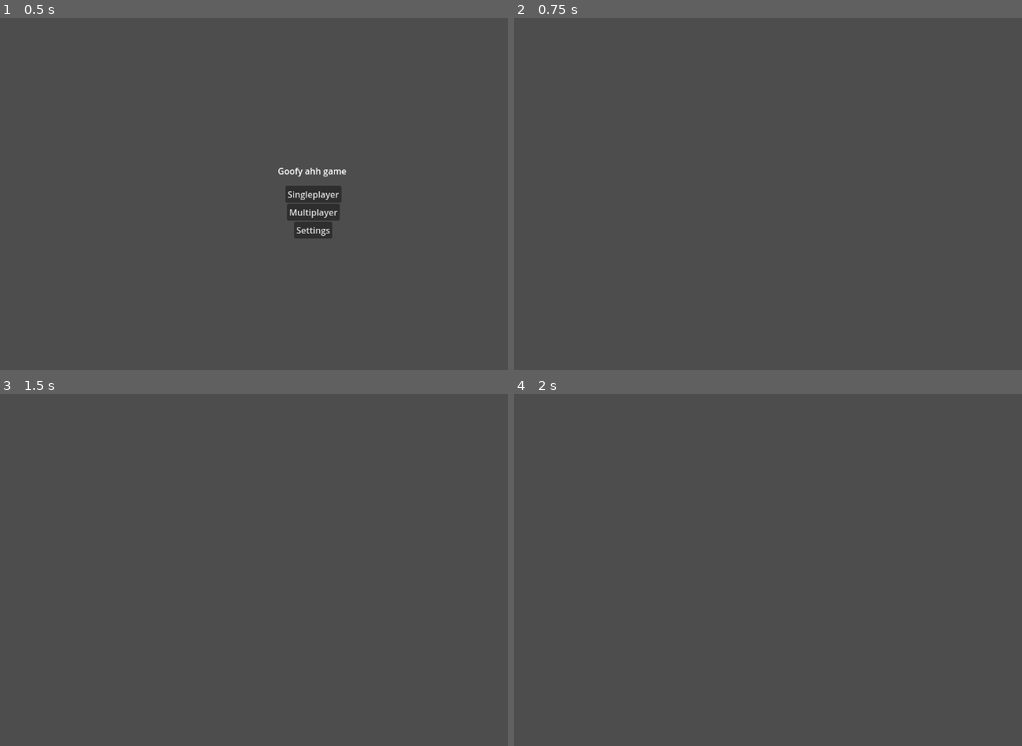
Above: before the commit, frames 1-4 (two rows, left to right).
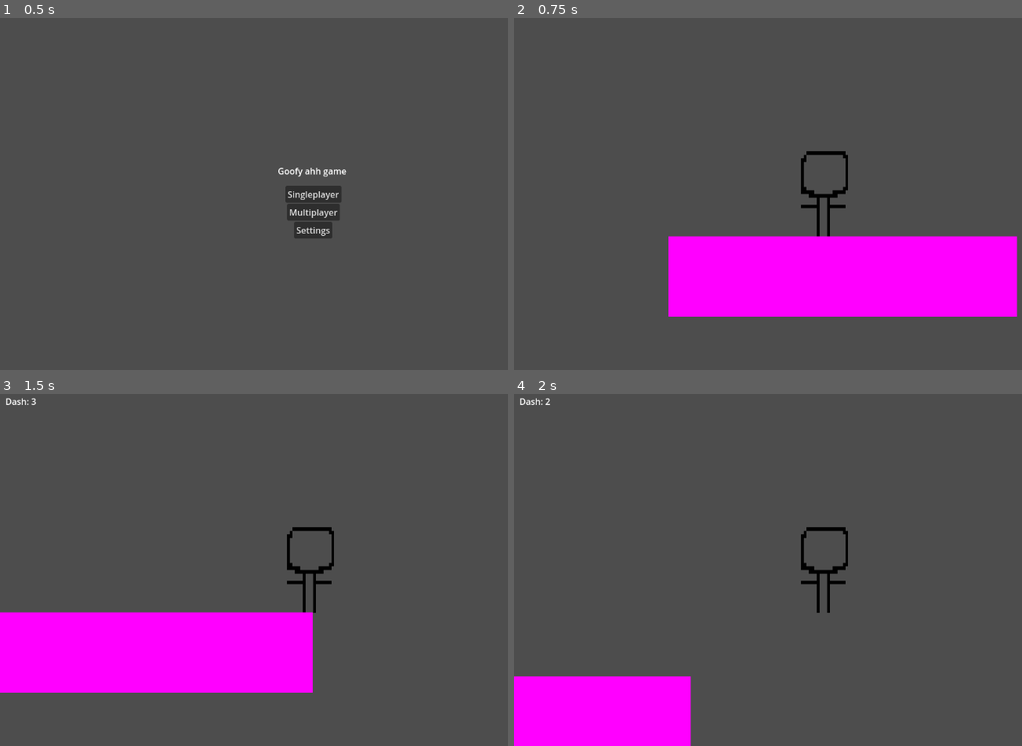
Above: after the commit, the same moments.

Repository: Sheep26/2DMultiplayerShooter
Game: Godot game, scene res://Scenes/MainMenu/MainMenu.tscn
The game is run twice, just before and just after one commit, with the same random seed, the same clock (stepped at 60 frames per second) and the same inputs.
Inputs:
- Up to frame 1 (0.5 s): no input
- Up to frame 2 (0.75 s): click "Singleplayer" at 0.5 s
- Up to frame 3 (1.5 s): tap Enter at 1.25 s; hold Right (right) from 1.28 s (still down); tap E (dash) at 1.35 s
- Up to frame 4 (2 s): keep holding Right (right); tap W (jump) at 1.52 s

Frame 1 is identical in both runs. In frame 2, 16% of the frame differs, in the area x 30-100%, y 37-85%; in frame 3, 15%; in frame 4, 7.5%.
Error before the commit: Attempt to call function 'instantiate' in base 'null instance' on a null instance. (res://Scripts/SingleplayerButton.gd:16)

Commit message:
fixed start button

Diff:
--- a/Scripts/SingleplayerButton.gd
+++ b/Scripts/SingleplayerButton.gd
@@ -12,7 +12,7 @@
 
 func _button_pressed():
 	get_tree().current_scene.queue_free()
-	var s = ResourceLoader.load("res://Scenes/Levels/node_2d.tscn")
+	var s = ResourceLoader.load("res://Scenes/Levels/Level1.tscn")
 	var new = s.instantiate()
 	get_tree().root.add_child(new)
 	get_tree().current_scene = new
